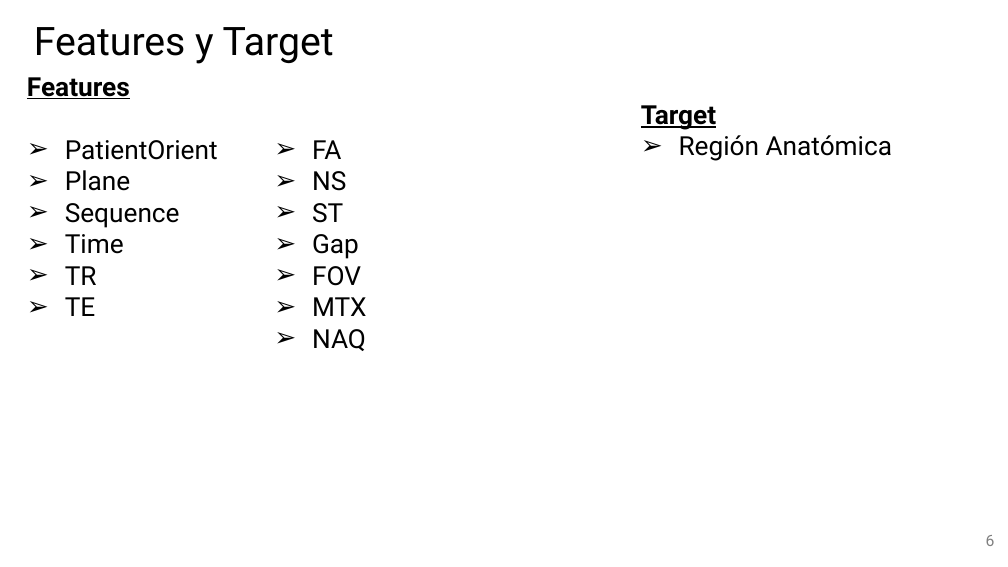
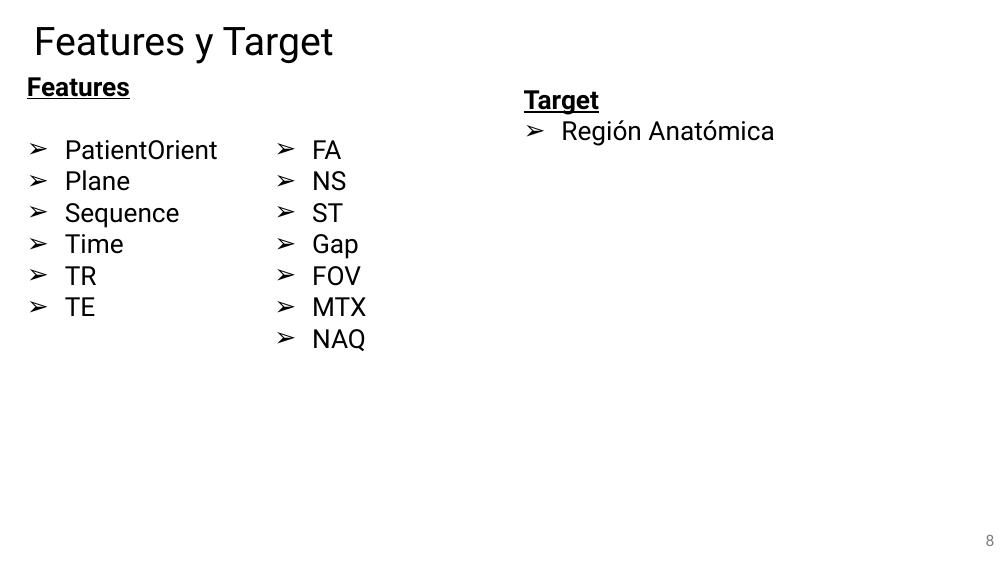
Before and after one commit to Facundo-Peloso/DH-TP-1---Grupo-10, a slide deck: slide 8 of TP 3/Presentación TP 3 - Grupo 10.pptx (slide 6 before the commit). Drawn at 1008x567 pixels with LibreOffice and Linux fonts; fonts in the diff are those of the drawing; background and template pictures are left out. Boxes give left, top, right and bottom in pixels: in the first picture for what was removed or moved away, otherwise in the second. Text is boxed around its words. In the diff, an @@ line names an element or a change of style, - is before the commit and + after.

```diff
--- a/TP 3/Presentación TP 3 - Grupo 10.pptx
+++ b/TP 3/Presentación TP 3 - Grupo 10.pptx
@@ text "Target": place and size @@
-text "Target" at bbox=[641, 105, 892, 161]
+text "Target" at bbox=[524, 90, 774, 146]
```
Also in this commit, not shown: 5 other slides changed, 4 slides added, 1 slide removed.
